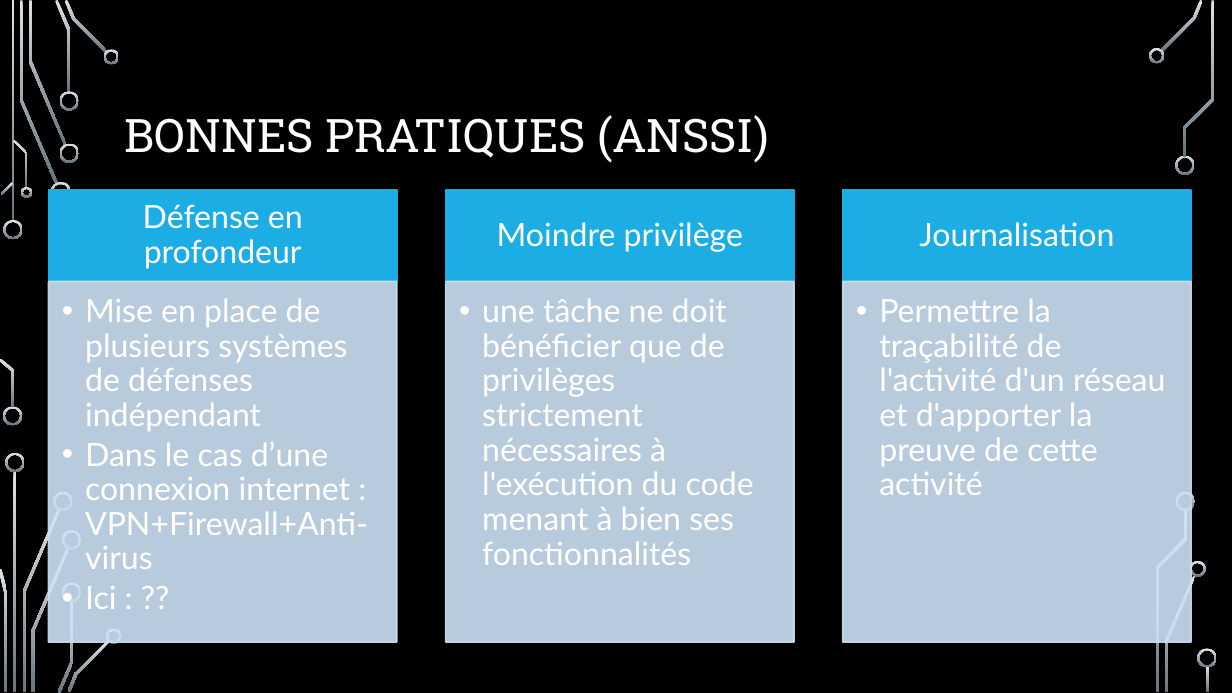
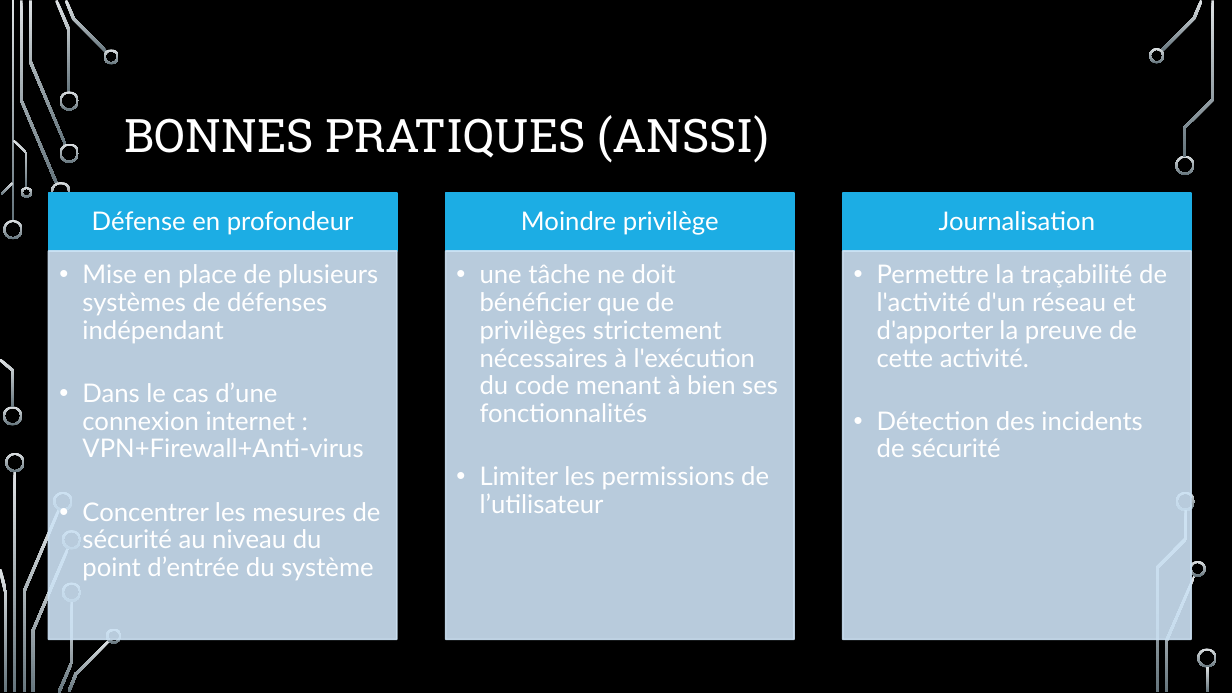
Before and after one commit to Guillaumeclavel/Etude_Faille_CVE_12636, a slide deck: slide 7 of Présentation étude de faille CVE 2017-12635 ET 12636.pptx. Drawn at 1232x693 pixels with LibreOffice and Linux fonts; fonts in the diff are those of the drawing; background and template pictures are left out. Boxes give left, top, right and bottom in pixels: in the first picture for what was removed or moved away, otherwise in the second. Text is boxed around its words. In the diff, an @@ line names an element or a change of style, - is before the commit and + after.

```diff
--- a/Présentation étude de faille CVE 2017-12635 ET 12636.pptx
+++ b/Présentation étude de faille CVE 2017-12635 ET 12636.pptx
@@ rectangle: place and size @@
-rectangle at (49,190,397,282)
+rectangle at (49,193,397,251)
@@ rectangle: place and size @@
-rectangle at (445,190,794,282)
+rectangle at (445,193,794,251)
@@ size 25 to 20 pt; less space between paragraphs in 3 elements at (92,211,354,235), (521,211,719,235), (939,211,1095,231) @@
@@ rectangle: place and size @@
-rectangle at (843,190,1191,282)
+rectangle at (843,193,1191,251)
@@ text "Mise en place de plusieurs ...": place and size @@
-text "Mise en place de plusieurs ..." at (85,298,368,609)
+text "Mise en place de plusieurs ..." at (82,264,381,580)
@@ rectangle: place and size @@
-rectangle at (49,282,397,642)
+rectangle at (49,251,397,640)
@@ text at (82,264,378,457): size 25 to 20 pt in "Mise en place de plusieurs systèmes de ...", "Dans le cas d’une connexion internet : ..." @@
@@ text "une tâche ne doit bénéficier ...": place and size @@
-text "une tâche ne doit bénéficier ..." at (482,298,754,565)
+text "une tâche ne doit bénéficier ..." at (480,264,778,513)
@@ rectangle: place and size @@
-rectangle at (445,282,794,642)
+rectangle at (445,251,794,640)
@@ text at (480,264,778,422): size 25 to 20 pt in "une tâche ne doit bénéficier que de ..." @@
@@ rectangle: place and size @@
-rectangle at (843,282,1191,642)
+rectangle at (843,251,1191,640)
@@ text at (877,264,1167,457): text changed; size 25 to 20 pt @@
-  • Permettre la traçabilité de l'activité d'un réseau et d'apporter la preuve de cette activité
+  • Permettre la traçabilité de l'activité d'un réseau et d'apporter la preuve de cette activité.
+  • Détection des incidents de sécurité
@@ text at (480,466,769,513): paragraph added @@
+  • Limiter les permissions de l’utilisateur
@@ text at (82,502,381,580): text changed; size 25 to 20 pt @@
-  • Ici : ??
+  • Concentrer les mesures de sécurité au niveau du point d’entrée du système
```
Also in this commit, not shown: 2 other slides changed, 3 slides added.
